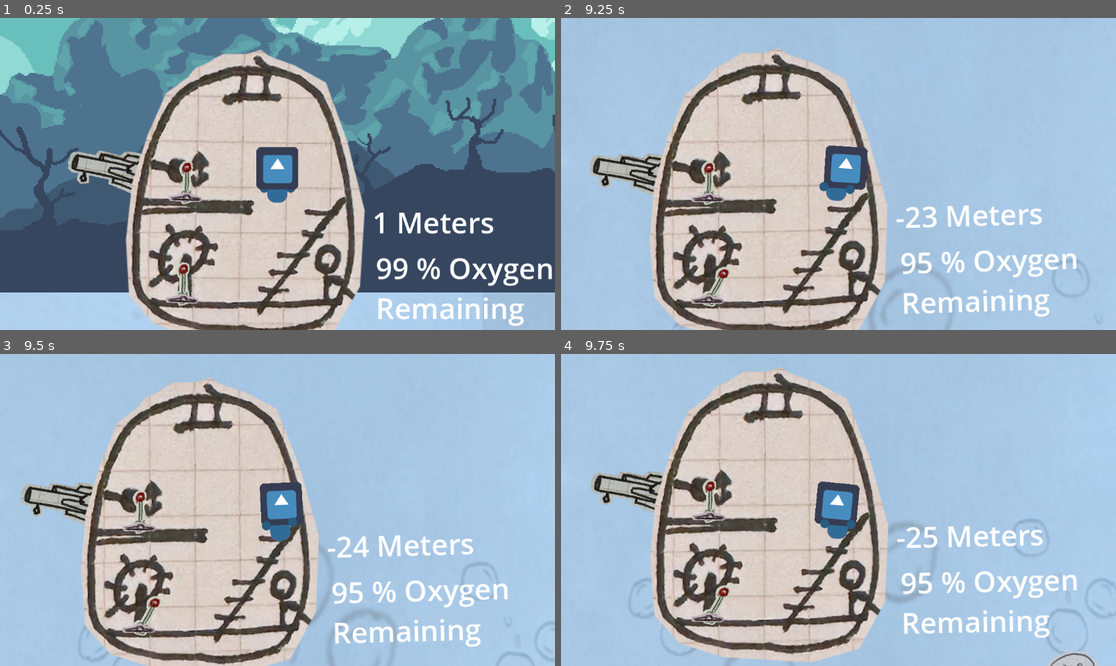
Above: before the commit, frames 1-4 (two rows, left to right).
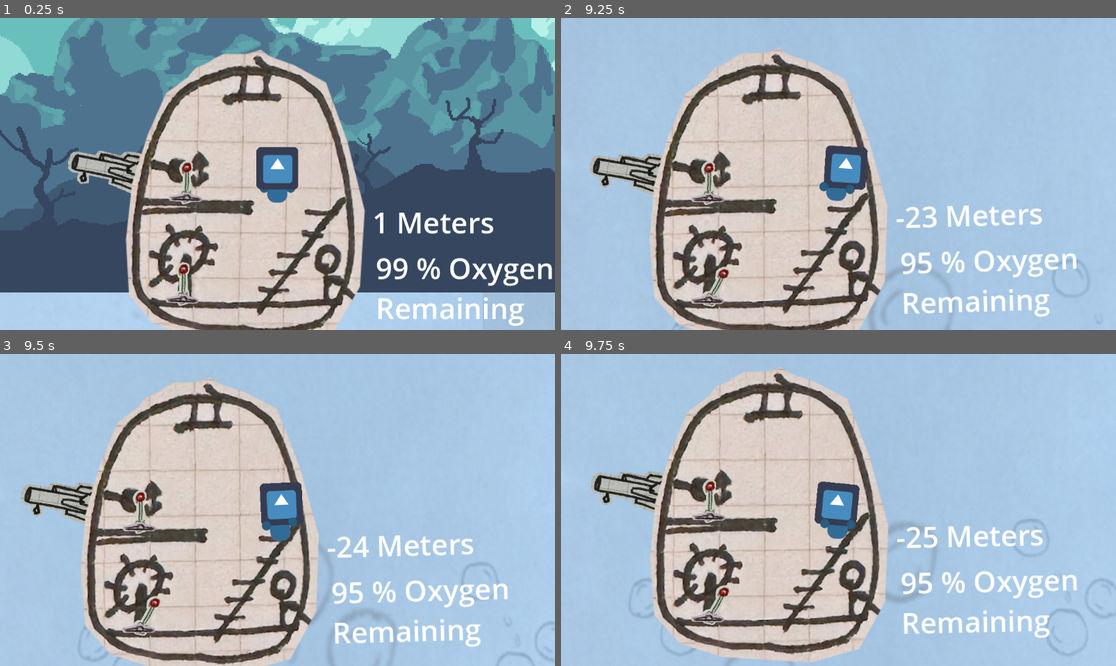
Above: after the commit, the same moments.

Repository: calzila/GGJ_2025
Game: Godot game, scene res://Overworld.tscn
Two runs of this game, one before a commit and one after it. Both use one fixed random seed, a clock stepped at 60 frames per second and the inputs below. The engine's default icon, where the game draws it, is replaced by a stand-in: a white triangle on a blue panel in a dark square.
Inputs:
- Up to frame 1 (0.25 s): no input
- Up to frame 2 (9.25 s): tap Enter (ui_accept) at 0.5, 0.77, 1.52, 3.02, 3.77, 4.52, 6.02, 6.77, 7.52, 9.02 s; hold D (move_right) 0.53-2.03 s; tap E (Grab) every 0.75 s from 0.6 to 8.85 s; hold A (move_left) 2.03-2.78 s; hold D (move_right) 2.78-4.28 s; hold A (move_left) 4.28-5.03 s; hold D (move_right) 5.03-5.78 s; hold A (move_left) 5.78-7.28 s; hold D (move_right) from 7.28 s (still down)
- Up to frame 3 (9.5 s): keep holding D (move_right)
- Up to frame 4 (9.75 s): release D (move_right) at 9.53 s; hold A (move_left) from 9.53 s (still down); tap E (Grab) at 9.6 s

Frames 1-3 are identical in both runs. In frame 4, 0.3% of the frame differs, in the area x 87-97%, y 95-100%.
Error in both runs: Invalid assignment of property or key 'playerIsHolding' with value of type 'bool' on a base object of type 'Nil'. (res://grabber.gd:46)

Commit message:
Detecting if we hit a fish with the projectile

Diff:
--- a/Fish.tscn
+++ b/Fish.tscn
@@ -6,7 +6,7 @@
 [sub_resource type="CircleShape2D" id="CircleShape2D_ywspf"]
 radius = 73.71
 
-[node name="Node2D" type="RigidBody2D"]
+[node name="FishBody" type="RigidBody2D"]
 gravity_scale = 0.0
 script = ExtResource("1_6qjhh")
 
--- a/projectile.gd
+++ b/projectile.gd
@@ -6,11 +6,24 @@
 var spawnPos : Vector2
 var spawnRot : float
 
+var fishCheck
+
 func _ready():
 	global_position = spawnPos
 	global_rotation = spawnRot
 
+	# Load the tscn, ready to chek if it's a fish
+	fishCheck = load("res://fish.gd")
 
 func _physics_process(delta: float) -> void:
 	velocity = Vector2(0, SPEED).rotated(dir)
 	move_and_slide()
+
+
+
+func _on_area_2d_body_entered(body: Node2D) -> void:
+
+	if body is RigidBody2D:
+		print("This is a fish I think")
+
+		pass
--- a/projectile.tscn
+++ b/projectile.tscn
@@ -1,10 +1,13 @@
-[gd_scene load_steps=4 format=3 uid="uid://di5iu1uh2q8hw"]
+[gd_scene load_steps=5 format=3 uid="uid://di5iu1uh2q8hw"]
 
 [ext_resource type="Script" path="res://projectile.gd" id="1_cqoe1"]
 [ext_resource type="Texture2D" uid="uid://b1m8c84fjpng8" path="res://Godot_Trans.png" id="1_thdui"]
 
 [sub_resource type="CircleShape2D" id="CircleShape2D_qd8qi"]
-radius = 48.0416
+radius = 17.2627
+
+[sub_resource type="CircleShape2D" id="CircleShape2D_bpxcu"]
+radius = 45.4863
 
 [node name="Projectile" type="CharacterBody2D"]
 script = ExtResource("1_cqoe1")
@@ -14,3 +17,10 @@
 
 [node name="CollisionShape2D" type="CollisionShape2D" parent="."]
 shape = SubResource("CircleShape2D_qd8qi")
+
+[node name="Area2D" type="Area2D" parent="."]
+
+[node name="CollisionShape2D" type="CollisionShape2D" parent="Area2D"]
+shape = SubResource("CircleShape2D_bpxcu")
+
+[connection signal="body_entered" from="Area2D" to="." method="_on_area_2d_body_entered"]
